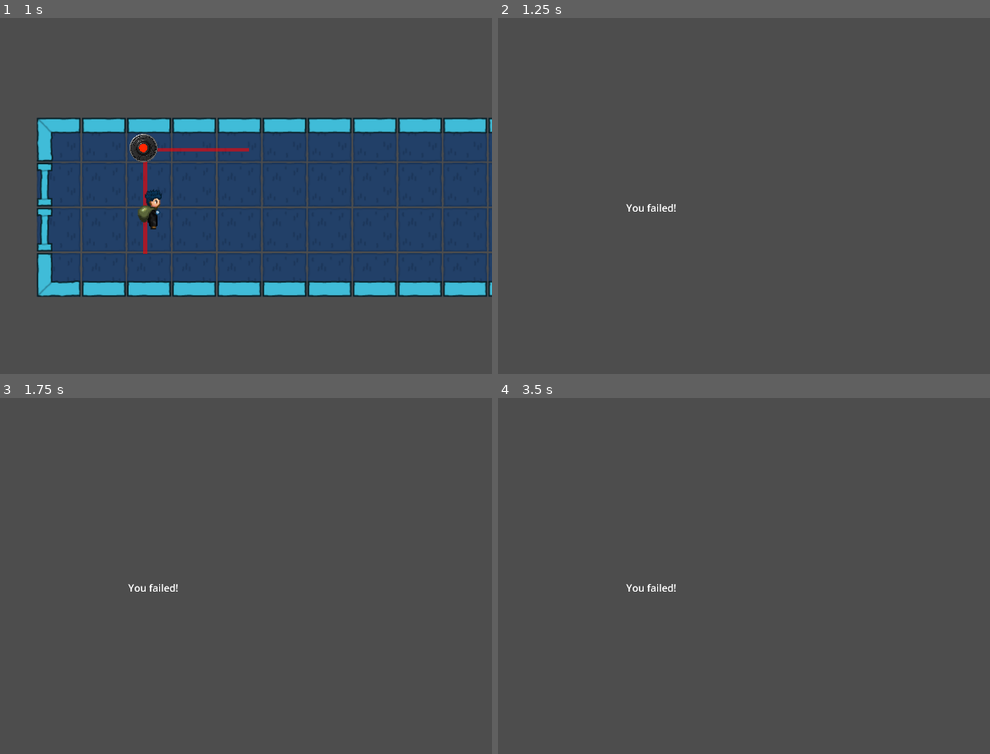
Above: before the commit, frames 1-4 (two rows, left to right).
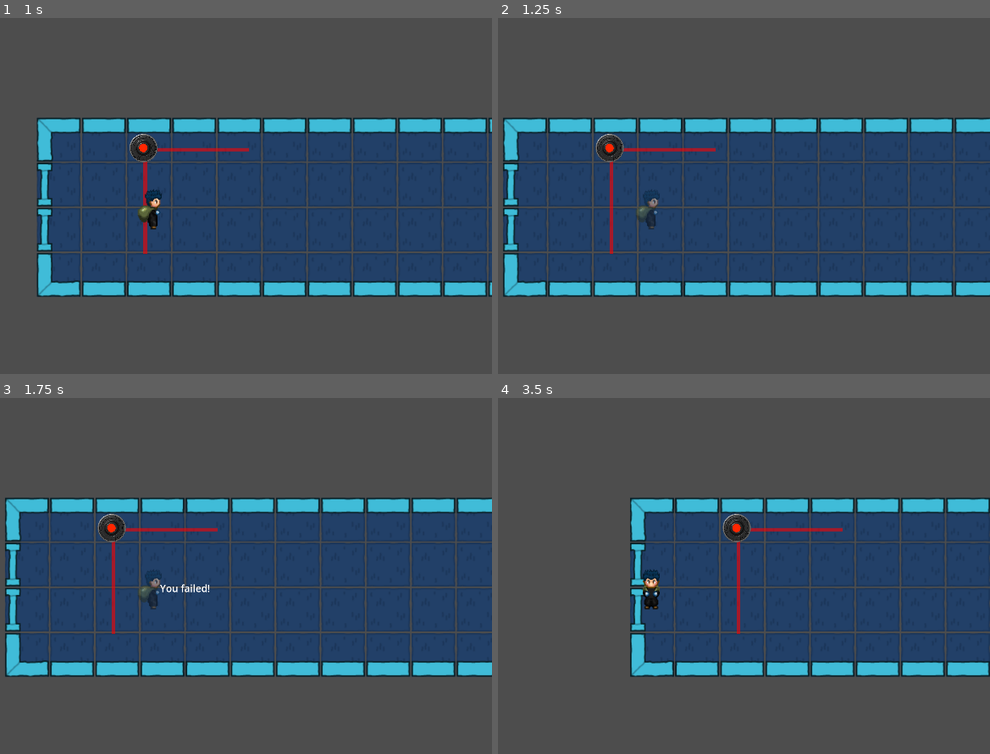
Above: after the commit, the same moments.

Repository: GnuCodingStudio/GameZam002-still-steal
Game: Godot game, scene res://scenes/levels/Level_03.tscn
The game is run twice, just before and just after one commit, with the same random seed, the same clock (stepped at 60 frames per second) and the same inputs. This scene is started directly instead of the project's main scene.
Inputs (mouse positions are in pixels of both pictures, inside the frame that each line leads up to):
- Up to frame 1 (1 s): tap Enter at 0.5 s; move the mouse to (241, 149) at 0.52 s; hold D (right) from 0.53 s (still down); hold E (activate) from 0.53 s (still down); click (241, 149) at 0.67 s
- Up to frame 2 (1.25 s): keep holding D (right); keep holding E (activate)
- Up to frame 3 (1.75 s): move the mouse to (19, 608) at 1.27 s; release D (right) at 1.28 s; release E (activate) at 1.28 s; hold S (down) from 1.28 s (still down); tap E (activate) at 1.35 s
- Up to frame 4 (3.5 s): tap Space at 2 s; move the mouse to (719, 504) at 2.02 s; release S (down) at 2.03 s; hold D (right) 2.03-2.78 s; hold E (activate) 2.03-2.78 s; tap Enter at 2.75 s; move the mouse to (616, 665) at 2.77 s; hold W (up) from 2.78 s (still down); tap E (activate) at 2.85 s; click (616, 665) at 2.92 s

Frame 1 is identical in both runs. In frame 2, 47% of the frame differs, in the area x 1-100%, y 28-79%; in frame 3, 47%; in frame 4, 35%.

Commit message:
Reset level on fail

Diff:
--- a/actors/Player.gd
+++ b/actors/Player.gd
@@ -10,8 +10,10 @@
 var facing_direction: Vector2
 var disabled: bool:
 	set(value):
-		moving_direction = Vector2.ZERO
 		disabled = value
+		if value:
+			modulate.a = .5
+			moving_direction = Vector2.ZERO
 
 func _unhandled_input(event):
 	if not disabled:
--- a/objects/Camera.tscn
+++ b/objects/Camera.tscn
@@ -25,7 +25,7 @@
 "speed": 5.0
 }]
 
-[node name="Camera" type="Node2D"]
+[node name="Camera" type="Node2D" groups=["security cameras"]]
 script = ExtResource("1_2cpas")
 
 [node name="ActionnableArea" type="Area2D" parent="."]
--- a/scenes/levels/BasicLevel.gd
+++ b/scenes/levels/BasicLevel.gd
@@ -8,6 +8,7 @@
 var player: Player
 var _chests_to_open = 0
 
+
 func _ready():
 	var playerScene = preload("res://actors/Player.tscn")
 	player = playerScene.instantiate()
@@ -16,16 +17,25 @@
 
 	finish_area.body_entered.connect(_finish_entered)
 
+	_init_chests()
+	_init_cameras()
+
+
+func _init_chests():
 	var chests = get_tree().get_nodes_in_group("chests")
 	_chests_to_open = chests.size()
 	for chest in chests:
 		chest.on_opened.connect(_on_chest_opened)
 
 
+func _init_cameras():
+	var cameras = get_tree().get_nodes_in_group("security cameras")
+	for camera in cameras:
+		camera.on_player_catch.connect(_on_player_caught_by_camera)
+
 
 func _finish_entered(body):
 	if is_level_completed() and body is Player:
-		player.modulate.a = .5
 		player.disabled = true
 		await get_tree().create_timer(1.2).timeout
 		get_tree().change_scene_to_packed(next_level)
@@ -37,3 +47,17 @@
 
 func is_level_completed() -> bool:
 	return _chests_to_open == 0
+
+
+func _on_player_caught_by_camera():
+	await get_tree().create_timer(0.2).timeout
+	_you_failed()
+
+
+func _you_failed():
+	player.disabled = true
+	await get_tree().create_timer(0.3).timeout
+	const youFailedScene = preload("res://scenes/YouFailed.tscn")
+	add_child(youFailedScene.instantiate())
+	await get_tree().create_timer(2).timeout
+	get_tree().reload_current_scene()
--- a/scenes/levels/Level_03.gd
+++ b/scenes/levels/Level_03.gd
@@ -1,7 +1 @@
 extends BasicLevel
-
-
-func _on_player_catch():
-	print('Lose...')
-	await get_tree().create_timer(0.2).timeout
-	get_tree().change_scene_to_file("res://scenes/YouFailed.tscn")
--- a/scenes/levels/Level_03.tscn
+++ b/scenes/levels/Level_03.tscn
@@ -49,4 +49,3 @@
 position = Vector2(-208, -171)
 
 [connection signal="body_entered" from="FinishArea" to="." method="_on_body_entered"]
-[connection signal="on_player_catch" from="Camera" to="." method="_on_player_catch"]
